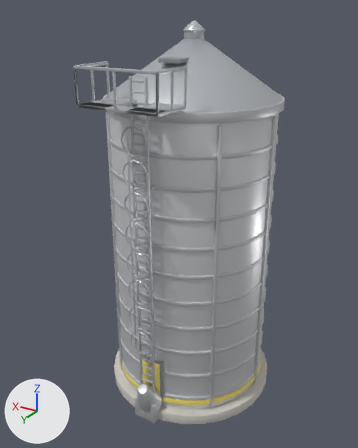
The glTF model models/th18_silo.glb, before and after one commit.
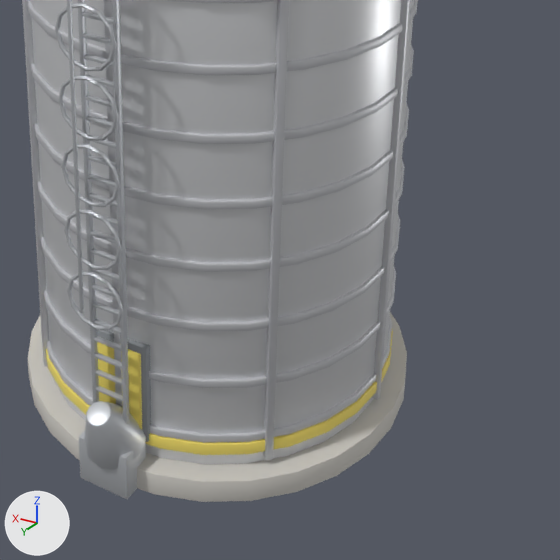
There are two pictures of each version: one whole from a 50 mm camera at (-8.73, 15.54, 14.57) aimed at (0.19, 0.67, 7.13), one close up on the part from 29% to 92% of the width and 50% to 100% of the height. The axes (+X, +Y, +Z) are drawn at lower left. The lights are the same throughout. The last two pictures show the newer version. Where no turn or scale is listed for an object, it has been applied to the vertices.
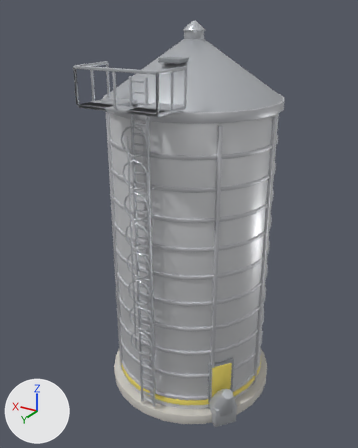
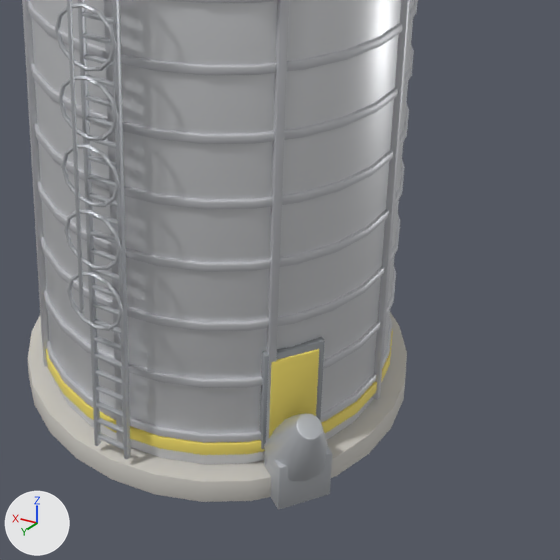
Edits to the bpy script that builds the scene:
```text
Change ob_cone_002:
    ob_cone_002.location: (0.0, 3.42, 1.15) -> (-2.69, 2.11, 1.15)
    ob_cone_002.rotation_euler: (-0.489, 0.0, 0.0) -> (-0.301, -0.385, 0.0)  # degrees (-28, 0, 0) -> degrees (-17, -22, 0)
Change ob_cube_009:
    ob_cube_009.location: (0.0, 3.3, 0.42) -> (-2.6, 2.03, 0.42)
    ob_cube_009.rotation_euler: (0.0, 0.0, 0.0) -> (0.0, 0.0, 0.908)  # degrees (0, 0, 0) -> degrees (0, 0, 52)
Change ob_cube_010:
    ob_cube_010.location: (0.0, 2.98, 1.65) -> (-2.35, 1.83, 1.65)
    ob_cube_010.rotation_euler: (0.0, 0.0, 0.0) -> (0.0, 0.0, 0.908)  # degrees (0, 0, 0) -> degrees (0, 0, 52)
Change ob_cube_011:
    ob_cube_011.location: (0.0, 3.05, 1.65) -> (-2.4, 1.88, 1.65)
    ob_cube_011.rotation_euler: (0.0, 0.0, 0.0) -> (0.0, 0.0, 0.908)  # degrees (0, 0, 0) -> degrees (0, 0, 52)
```

Changed parts and their boxes (x1, y1, x2, y2) in the close-ups (560 x 560 px):
'Cone.002', moved, turned
    before: (84, 401, 146, 470)
    after: (264, 413, 328, 481)
'Cube.011', moved, turned
    before: (97, 342, 142, 430)
    after: (269, 349, 319, 438)
'Cube.009', moved, turned
    before: (79, 431, 146, 499)
    after: (264, 446, 332, 510)
'Cube.010', moved, turned
    before: (97, 329, 151, 442)
    after: (260, 337, 325, 449)
